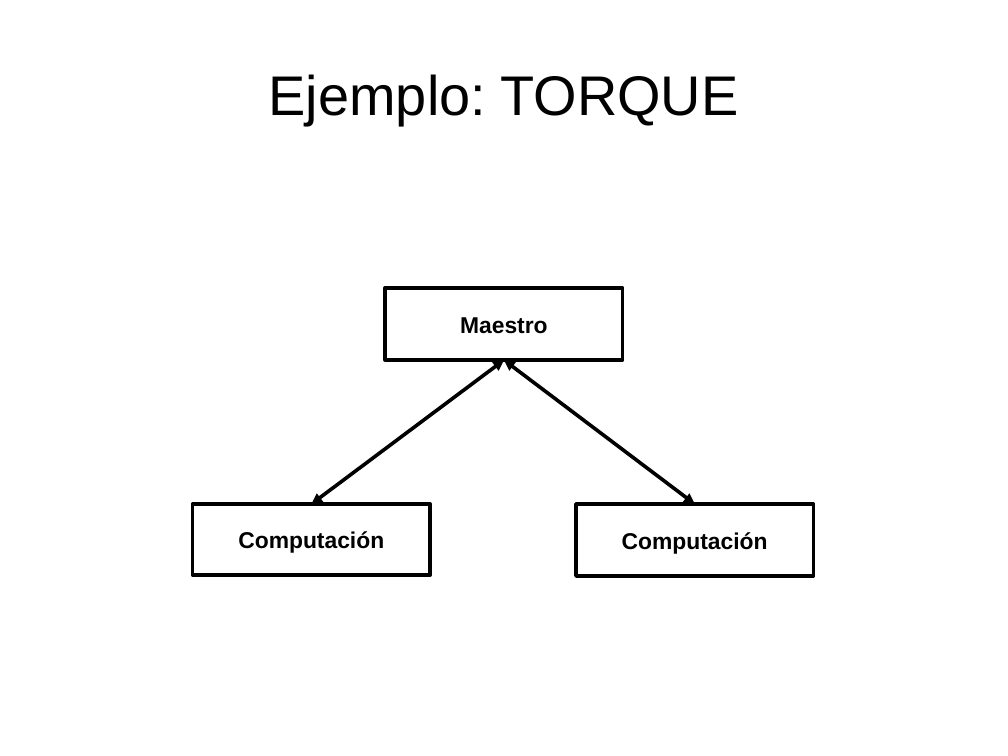
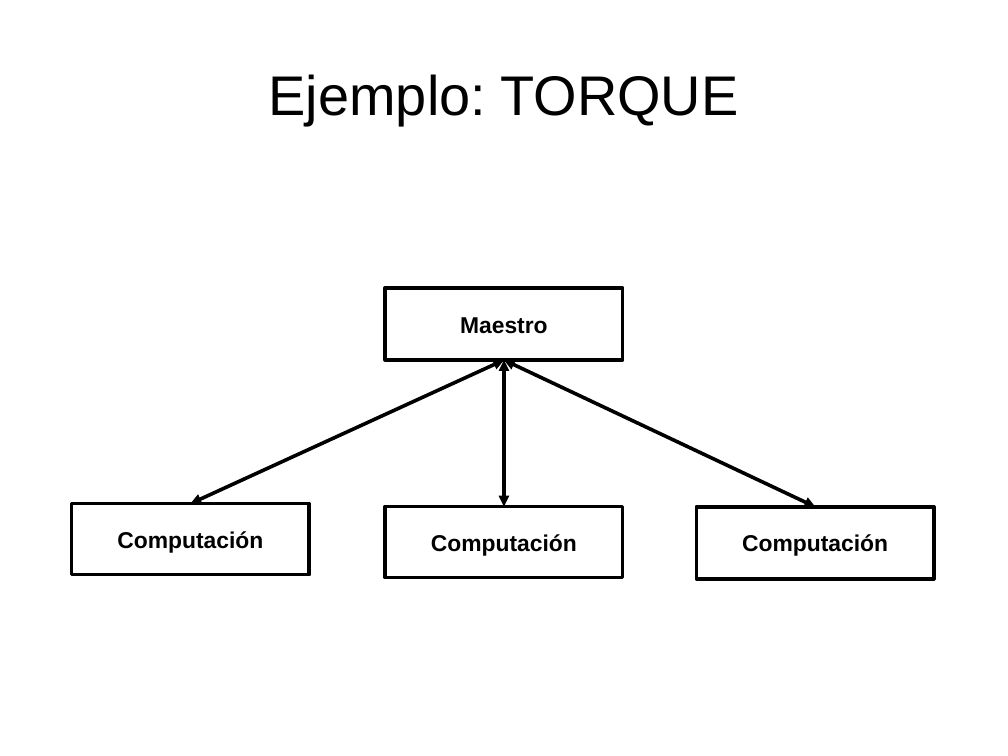
Before and after one commit to dcere/pfc, a slide deck: slide 16 of adm/presentacion/presentacion.odp. Drawn at 1008x756 pixels with LibreOffice and Linux fonts; fonts in the diff are those of the drawing. Boxes give left, top, right and bottom in pixels: in the first picture for what was removed or moved away, otherwise in the second. Text is boxed around its words. In the diff, an @@ line names an element or a change of style, - is before the commit and + after.

```diff
--- a/adm/presentacion/presentacion.odp
+++ b/adm/presentacion/presentacion.odp
@@ double arrow added from (504, 360) to (190, 504), #000000 2.83 pt @@
@@ double arrow moved from (695, 504) - (504, 360) to (816, 507) - (504, 360) @@
@@ double arrow moved from (312, 504) - (504, 360) to (504, 507) - (504, 360) @@
@@ rectangle added at [71, 504, 309, 575], fill #FFFFFF, outline #000000 2.83 pt, 18 pt, text #000000, bold @@
+Computación
@@ rectangle "Computación": place and size @@
-rectangle "Computación" at [193, 504, 431, 575]
+rectangle "Computación" at [385, 507, 623, 578]
@@ rectangle "Computación": place and size @@
-rectangle "Computación" at [576, 504, 814, 576]
+rectangle "Computación" at [697, 507, 935, 579]
```
Also in this commit, not shown: 3 other slides changed, 1 slide added, 2 slides removed, 1 other file.
